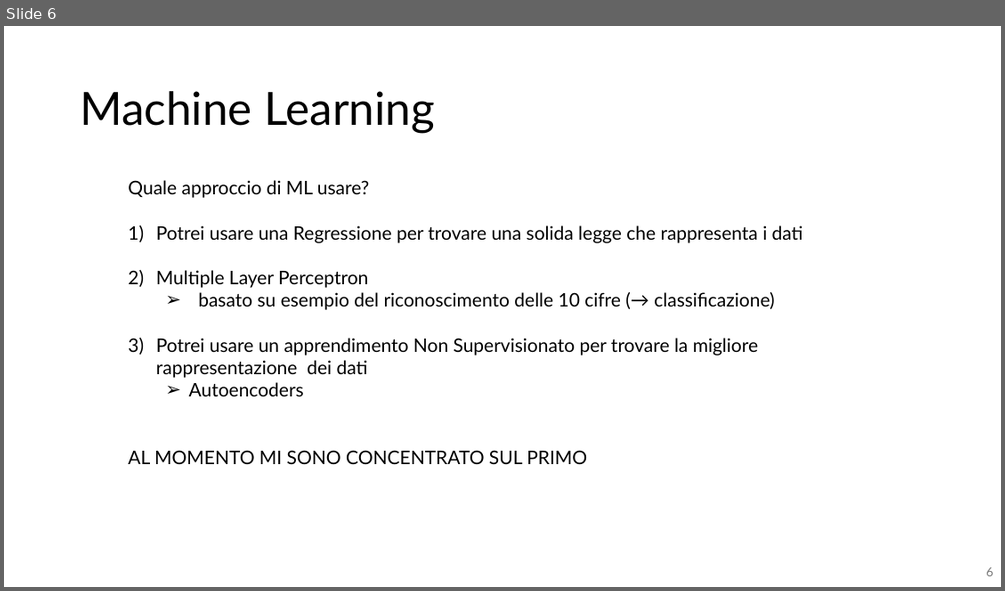
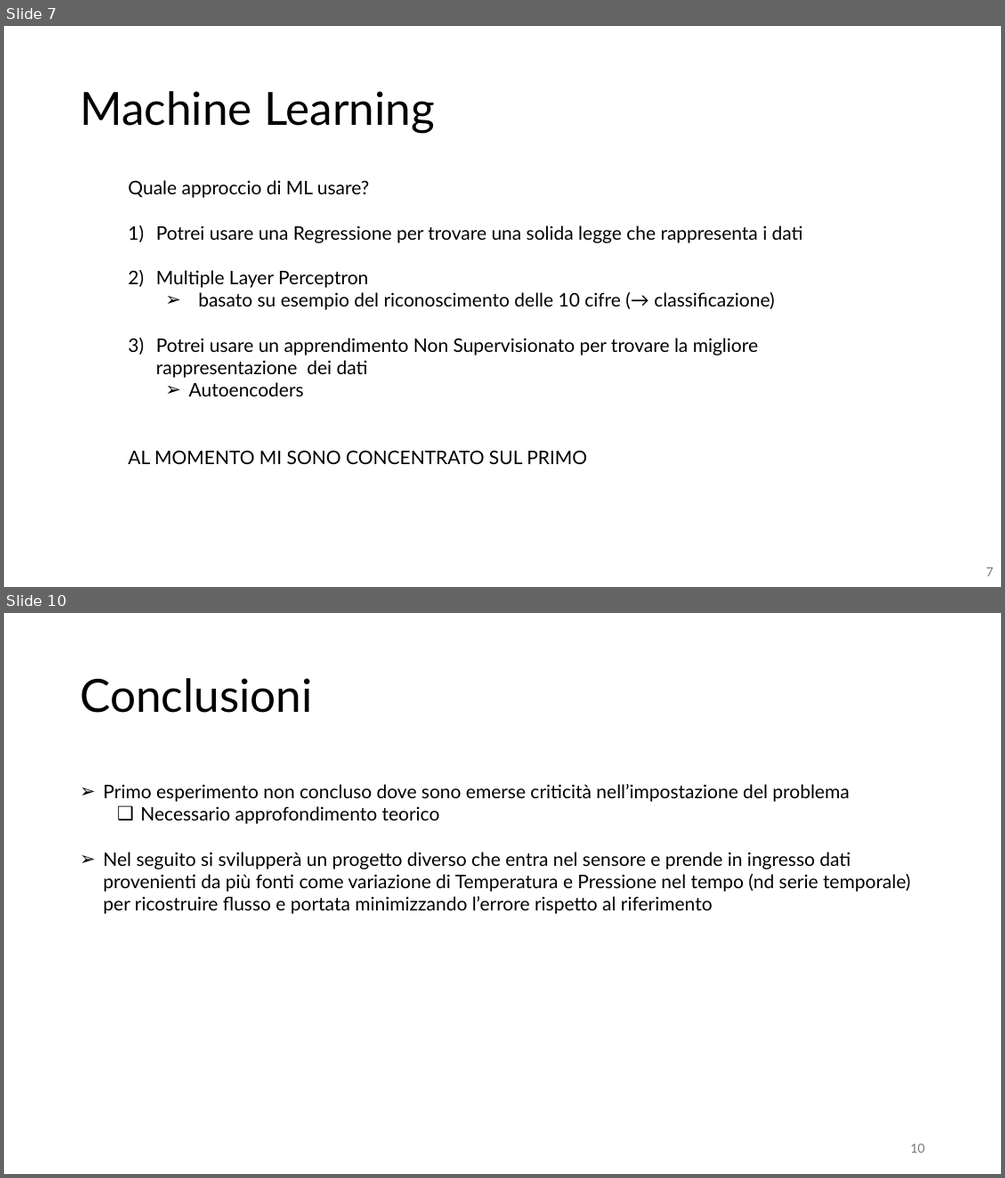
Before and after one commit to dringricciardi/Scuola2026, a slide deck: scuola2026.pptx. Shown one above the other, each under a label of ours: slide 6 before the commit, slides 7 and 10 after it; the slides between them are not shown. The pictures are 1005x591 and 1005x1178 pixels, drawn with LibreOffice and Linux fonts; fonts in the diff are those of the drawing. Boxes give left, top, right and bottom in pixels: in the first picture for what was removed or moved away, otherwise in the second. Text is boxed around its words. In the diff, an @@ line names an element or a change of style, - is before the commit and + after.

```diff
--- a/scuola2026.pptx
+++ b/scuola2026.pptx
@@ slide 10 added at [4, 613, 1001, 1174], background #FFFFFF @@
@@ title added at [80, 678, 312, 713], 44 pt, text #000000 @@
+Conclusioni
@@ text added at [103, 784, 911, 914], 18 pt, text #000000 @@
+➢ Primo esperimento non concluso dove sono emerse criticità nell’impostazione del problema
+  ❑ Necessario approfondimento teorico
+➢ Nel seguito si svilupperà un progetto diverso che entra nel sensore e prende in ingresso dati provenienti da più fonti come variazione di Temperatura e Pressione nel tempo (nd serie temporale) per ricostruire flusso e portata minimizzando l’errore rispetto al riferimento
@@ page number added at [910, 1143, 924, 1152], 12 pt, text #797979 @@
+10
@@ what was slide 6 is now slide 7 @@
@@ page number at [986, 567, 993, 576]: text changed @@
-6
+7
```
Also in this commit, not shown: 3 slides changed, 2 other slides added.
